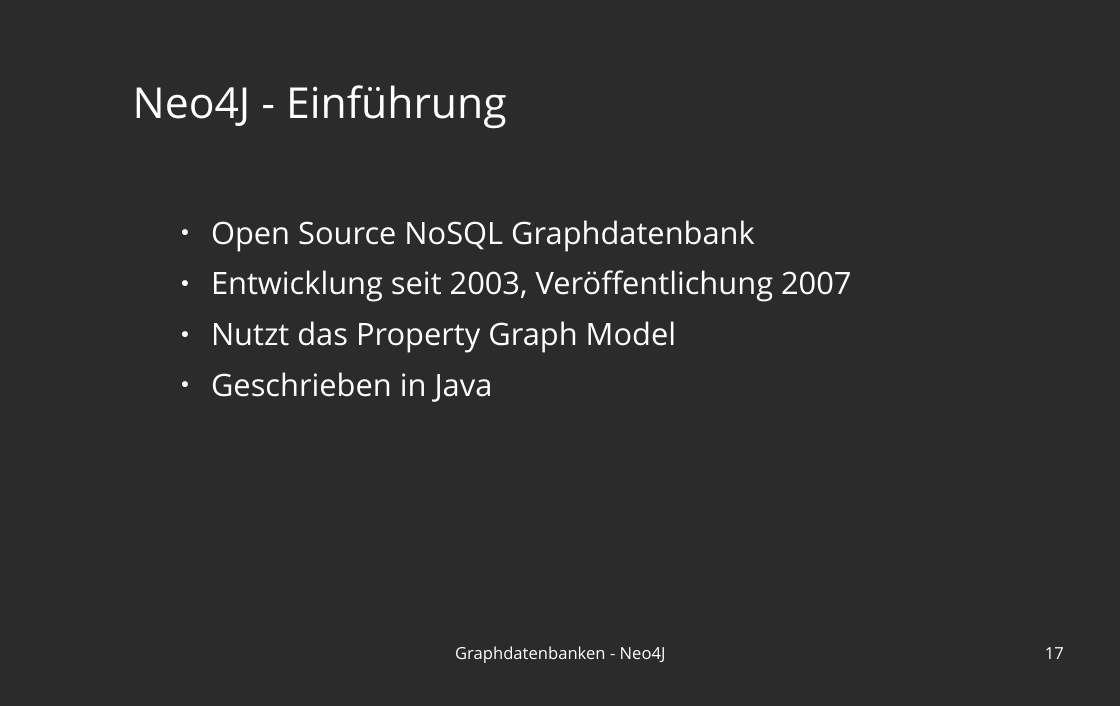
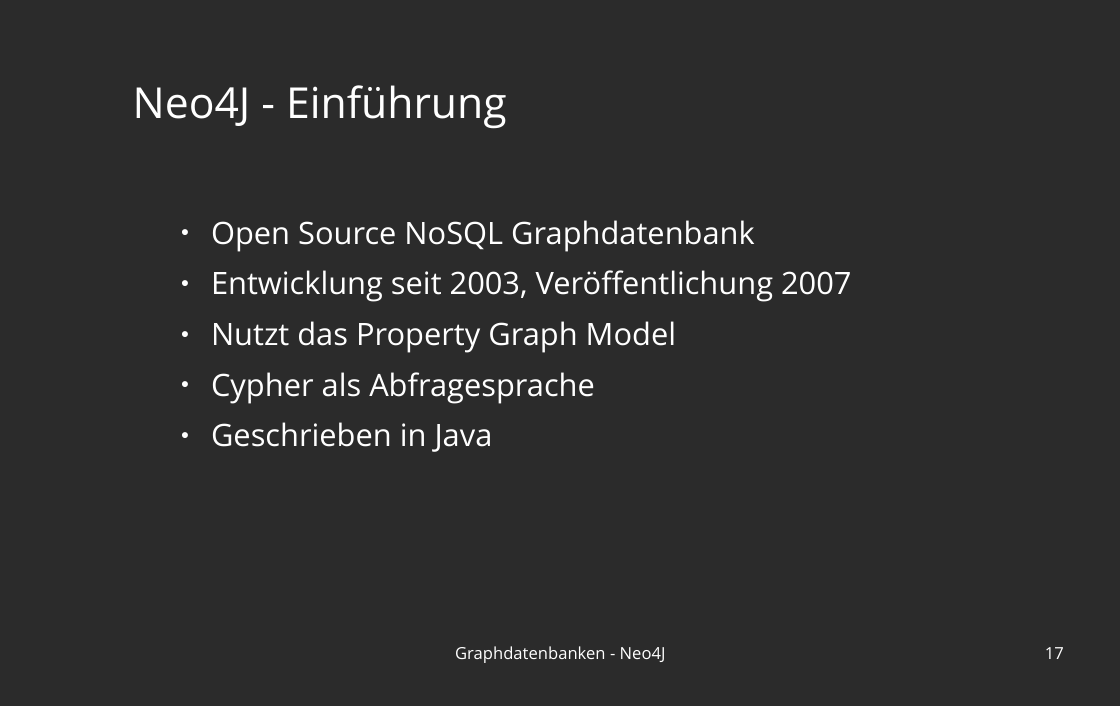
Before and after one commit to blublab/ais, a slide deck: slide 17 of praesi.odp. Drawn at 1120x706 pixels with LibreOffice and Linux fonts; fonts in the diff are those of the drawing; background and template pictures are left out; a plain dark background stands for a picture behind light text. Boxes give left, top, right and bottom in pixels: in the first picture for what was removed or moved away, otherwise in the second. Text is boxed around its words. In the diff, an @@ line names an element or a change of style, - is before the commit and + after.

```diff
--- a/praesi.odp
+++ b/praesi.odp
@@ text at bbox=[211, 372, 595, 404]: paragraph added @@
+● Cypher als Abfragesprache
```
Also in this commit, not shown: 14 other slides changed, 1 slide added, 4 other files.
